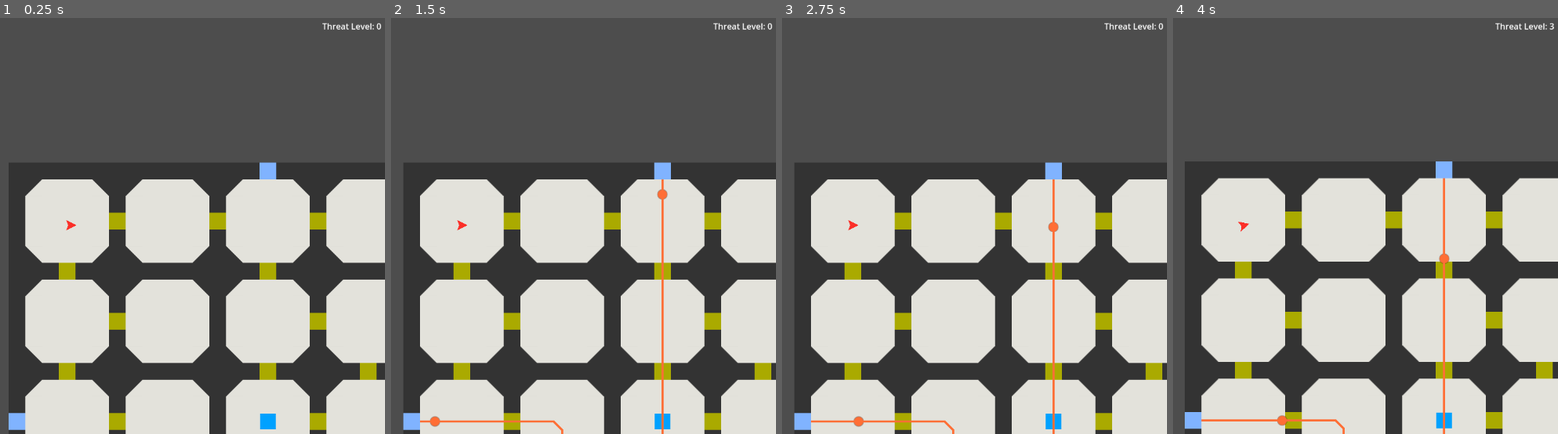
Above: before the commit, frames 1-4 (left to right).
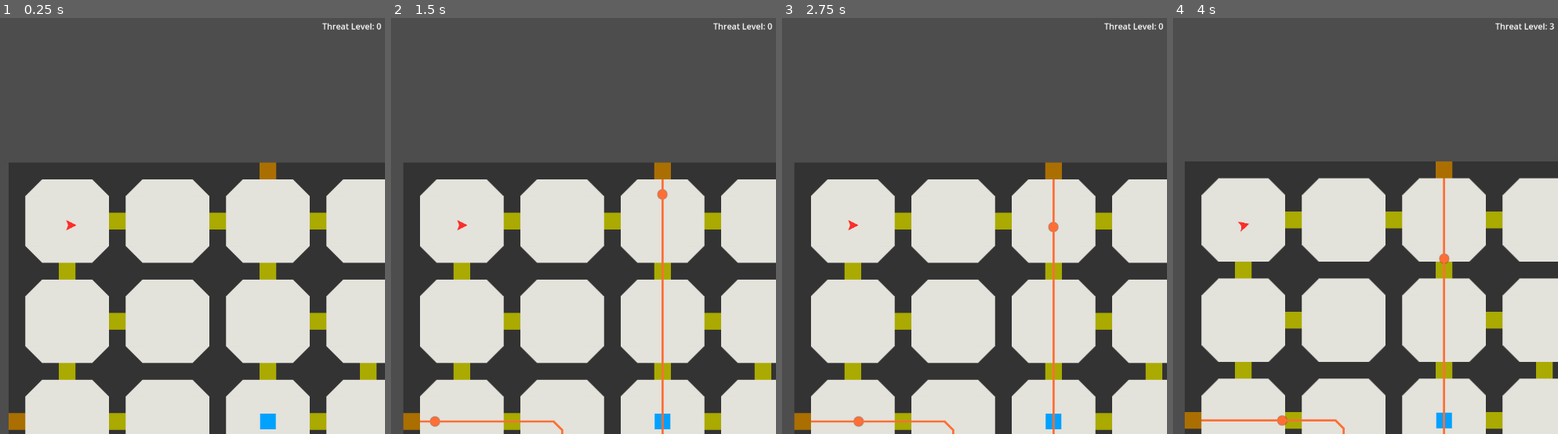
Above: after the commit, the same moments.

Repository: hyearchom/intruder-alert
Game: Godot game, scene res://hra.tscn
Same seed, same stepped clock (60 frames per second), same inputs: the game is played once before the commit and once after it.
Inputs:
- Up to frame 1 (0.25 s): no input
- Up to frame 2 (1.5 s): tap Enter (noc) at 0.5 s; tap W (dopredu) at 0.6 s; tap S (dozadu) at 0.8, 1.35 s
- Up to frame 3 (2.75 s): tap Enter (noc) at 1.55, 2.1 s; tap E (polozit) at 2.3 s
- Up to frame 4 (4 s): tap E (polozit) at 2.85 s; tap W (dopredu) at 3.05 s; tap A (doleva) at 3.6 s; tap S (dozadu) at 3.8 s

The runs differ from the first frame. In frame 1, 0.4% of the frame differs, in the area x 2-72%, y 34-100%; in frame 2, 0.4%; in frame 3, 0.4%; in frame 4, 0.4%.

Commit message:
Vylepšen pohyb soupeřů, optimalizace kódu
- přidány východy z mapy
- soupeři mají nyní seznam cílů, místo jednoho bodu

- rozdeleni souboru do adresare
- doplneno staticke psani kodu
- opravena chyba v pohybu soupere

Diff:
--- a/Hrac.gd
+++ b/Hrac.gd
@@ -2,7 +2,6 @@
 
 signal predmet_zvednut
 signal predmet_polozen
-signal noc_zacala
 
 const RYCHLOST_CHUZE: float = 100.0
 const VELIKOST_OTACENI: float = 4
@@ -22,7 +21,7 @@
 		rotation_degrees += smer_otaceni *VELIKOST_OTACENI
 	var pohled := Vector2.RIGHT.rotated(rotation)
 
-	var smer_pohybu = pohled *Input.get_axis("dozadu", "dopredu")
+	var smer_pohybu: Vector2 = pohled *Input.get_axis("dozadu", "dopredu")
 	if smer_pohybu:
 		velocity = smer_pohybu *RYCHLOST_CHUZE
 	else:
@@ -35,14 +34,14 @@
 	elif event.is_action_released("polozit"):
 		predmet_polozen.emit(odebrat_predmet(), Celo.global_position)
 	if event.is_action_released("noc"):
-		noc_zacala.emit()
+		Signaly.noc_zacala.emit()
 
 func odebrat_predmet() -> String:
 	if not inventar:
 		push_warning('Inventář je prázdný')
 		return ''
 
-	var predmet = inventar[0]
+	var predmet: Dictionary = inventar[0]
 	predmet['mnozstvi'] -= 1
 	if predmet['mnozstvi'] == 0:
 		inventar.erase(predmet)
--- a/Mapa.gd
+++ b/Mapa.gd
@@ -26,7 +26,7 @@
 func ziskat_dvere_ven() -> Array:
 	var limity_mapy: Array[int]
 	var plocha_mapy := Prostory.get_used_rect()
-	for souradnice in [
+	for souradnice:int in [
 		plocha_mapy.end.x -1,
 		plocha_mapy.end.y -1,
 		plocha_mapy.position.x,
@@ -35,9 +35,9 @@
 			if souradnice not in limity_mapy:
 				limity_mapy.append(souradnice)
 
-	var dvere = ziskat_dvere()
-	var vychody = dvere.filter(
-		func(pozice:Vector2i): return (pozice.x in limity_mapy or pozice.y in limity_mapy))
+	var dvere: Array = ziskat_dvere()
+	var vychody: Array = dvere.filter(
+		func(pozice:Vector2i)->bool: return (pozice.x in limity_mapy or pozice.y in limity_mapy))
 	return vychody
 
 
--- a/Postavy.gd
+++ b/Postavy.gd
@@ -1,11 +1,12 @@
 extends Node2D
 
-const SOUPER = preload("res://souper.tscn")
-const CESTA = preload("res://cesta.tscn")
+const SOUPER = preload("res://sceny/souper.tscn")
+const CESTA = preload("res://sceny/cesta.tscn")
 
-var predmety = {
-	'sejf': preload("res://sejf.tscn"),
-	'dvere': preload("res://dvere.tscn"),
+var predmety: Dictionary = {
+	'sejf': preload("res://sceny/sejf.tscn"),
+	'dvere': preload("res://sceny/dvere.tscn"),
+	'vychod': preload("res://sceny/vychod.tscn")
 }
 
 @export var Mapa: Node2D
@@ -15,15 +16,16 @@
 
 func _ready() -> void:
 	Hrac.predmet_polozen.connect(nasadit_predmet)
-	nasadit_dvere(Mapa.ziskat_seznam_globalne(Mapa.ziskat_dvere()))
+	nasadit_predmety('dvere', Mapa.ziskat_seznam_globalne(Mapa.ziskat_dvere()))
+	nasadit_predmety('vychod', Mapa.ziskat_seznam_globalne(Mapa.ziskat_vychody()))
 	nasadit_predmet('sejf', Mapa.ziskat_globalne(Mapa.ziskat_stred()))
-	await Hrac.noc_zacala
+	await Signaly.noc_zacala
 	nasadit_soupere(3, Mapa.ziskat_seznam_globalne(Mapa.ziskat_vychody()))
 
 
 func nasadit_soupere(pocet:int, souradnice:Array) -> void:
 	while souradnice.size() > pocet:
-		souradnice.pop_at(randi_range(0, souradnice.size()))
+		souradnice.pop_at(randi_range(0, souradnice.size() -1))
 	for pozice:Vector2i in souradnice:
 		pridat_prvek(SOUPER, pozice)
 		pridat_prvek(CESTA)
@@ -36,13 +38,13 @@
 
 
 func nasadit_predmet(nazev:StringName, pozice:Vector2i) -> void:
-	var predmet = predmety.get(nazev)
+	var predmet: PackedScene = predmety.get(nazev)
 	if predmet:
 		pridat_prvek(predmet, pozice)
 	else:
 		push_warning('Předmět není rozpoznám')
 
 
-func nasadit_dvere(souradnice:Array) -> void:
+func nasadit_predmety(nazev:StringName, souradnice:Array) -> void:
 	for pozice:Vector2i in souradnice:
-		nasadit_predmet('dvere', pozice)
+		nasadit_predmet(nazev, pozice)
--- /dev/null
+++ b/Signaly.gd
@@ -0,0 +1,4 @@
+extends Node
+
+signal noc_zacala
+signal prohra
--- /dev/null
+++ b/display/Hrozba.gd
@@ -0,0 +1,13 @@
+extends VBoxContainer
+
+var uroven: int
+
+@onready var Pocet: Label = $Pocet
+
+func _ready() -> void:
+	zvysit_uroven(0)
+
+
+func zvysit_uroven(mira:=int(1)) -> void:
+	uroven += mira
+	Pocet.text = 'Threat Level: {0}'.format([str(uroven)])
--- a/hra.tscn
+++ b/hra.tscn
@@ -1,10 +1,10 @@
 [gd_scene load_steps=16 format=3 uid="uid://7u568nebn6mm"]
 
 [ext_resource type="Script" path="res://Mapa.gd" id="1_vvfrj"]
-[ext_resource type="Texture2D" uid="uid://h7pp2mrxpd0l" path="res://vzornik.svg" id="2_30wqy"]
+[ext_resource type="Texture2D" uid="uid://h7pp2mrxpd0l" path="res://media/vzornik.svg" id="2_30wqy"]
 [ext_resource type="Script" path="res://Postavy.gd" id="3_3iflw"]
 [ext_resource type="Script" path="res://Hrac.gd" id="3_l0pdp"]
-[ext_resource type="Script" path="res://Hrozba.gd" id="5_51h2p"]
+[ext_resource type="Script" path="res://display/Hrozba.gd" id="5_51h2p"]
 
 [sub_resource type="TileMapPattern" id="TileMapPattern_eailf"]
 tile_data = PackedInt32Array(0, 262145, 0, 65536, 262145, 0, 131072, 262145, 0, 196608, 131073, 0, 262144, 262145, 0, 3 …(771 unchanged characters)…
@@ -62,7 +62,7 @@
 0:0/1/flip_h = true
 0:0/1/terrain_set = 0
 0:0/1/terrain = 0
-0:0/1/physics_layer_0/polygon_0/points = PackedVector2Array(-16, -16, 16, -16, 16, 16, -16, 16)
+0:0/1/physics_layer_0/polygon_0/points = PackedVector2Array(-16, -16, 16, -16, 16, 16)
 0:0/1/navigation_layer_0/polygon = SubResource("NavigationPolygon_upgr1")
 0:0/2 = 2
 0:0/2/flip_v = true
@@ -165,5 +165,5 @@
 
 [node name="Pocet" type="Label" parent="Display/Okraje/Hrozba"]
 layout_mode = 2
-text = "Test"
+text = "Hrozba"
 horizontal_alignment = 2
--- /dev/null
+++ b/media/ctverec.svg
@@ -0,0 +1,50 @@
+<?xml version="1.0" encoding="UTF-8" standalone="no"?>
+<!-- Created with Inkscape (http://www.inkscape.org/) -->
+
+<svg
+   width="6.6145835mm"
+   height="6.6145835mm"
+   viewBox="0 0 6.6145835 6.6145835"
+   version="1.1"
+   id="svg1"
+   inkscape:version="1.4 (e7c3feb100, 2024-10-09)"
+   sodipodi:docname="ctverec.svg"
+   xmlns:inkscape="http://www.inkscape.org/namespaces/inkscape"
+   xmlns:sodipodi="http://sodipodi.sourceforge.net/DTD/sodipodi-0.dtd"
+   xmlns="http://www.w3.org/2000/svg"
+   xmlns:svg="http://www.w3.org/2000/svg">
+  <sodipodi:namedview
+     id="namedview1"
+     pagecolor="#ffffff"
+     bordercolor="#000000"
+     borderopacity="0.25"
+     inkscape:showpageshadow="2"
+     inkscape:pageopacity="0.0"
+     inkscape:pagecheckerboard="0"
+     inkscape:deskcolor="#d1d1d1"
+     inkscape:document-units="mm"
+     inkscape:zoom="4.2835116"
+     inkscape:cx="18.092632"
+     inkscape:cy="1.4007199"
+     inkscape:window-width="1920"
+     inkscape:window-height="1052"
+     inkscape:window-x="0"
+     inkscape:window-y="0"
+     inkscape:window-maximized="1"
+     inkscape:current-layer="layer1" />
+  <defs
+     id="defs1" />
+  <g
+     inkscape:label="Vrstva 1"
+     inkscape:groupmode="layer"
+     id="layer1"
+     transform="translate(-27.254118,-52.062355)">
+    <rect
+       style="fill:#ffffff;stroke-width:0.05"
+       id="rect1"
+       width="6.6145835"
+       height="6.6145835"
+       x="27.254118"
+       y="52.062355" />
+  </g>
+</svg>
--- /dev/null
+++ b/media/ctverec_zluty.svg
@@ -0,0 +1,50 @@
+<?xml version="1.0" encoding="UTF-8" standalone="no"?>
+<!-- Created with Inkscape (http://www.inkscape.org/) -->
+
+<svg
+   width="6.6145835mm"
+   height="6.6145835mm"
+   viewBox="0 0 6.6145835 6.6145835"
+   version="1.1"
+   id="svg1"
+   inkscape:version="1.4 (e7c3feb100, 2024-10-09)"
+   sodipodi:docname="ctverec_zluty.svg"
+   xmlns:inkscape="http://www.inkscape.org/namespaces/inkscape"
+   xmlns:sodipodi="http://sodipodi.sourceforge.net/DTD/sodipodi-0.dtd"
+   xmlns="http://www.w3.org/2000/svg"
+   xmlns:svg="http://www.w3.org/2000/svg">
+  <sodipodi:namedview
+     id="namedview1"
+     pagecolor="#ffffff"
+     bordercolor="#000000"
+     borderopacity="0.25"
+     inkscape:showpageshadow="2"
+     inkscape:pageopacity="0.0"
+     inkscape:pagecheckerboard="0"
+     inkscape:deskcolor="#d1d1d1"
+     inkscape:document-units="mm"
+     inkscape:zoom="4.2835116"
+     inkscape:cx="18.092632"
+     inkscape:cy="1.4007199"
+     inkscape:window-width="1920"
+     inkscape:window-height="1052"
+     inkscape:window-x="0"
+     inkscape:window-y="0"
+     inkscape:window-maximized="1"
+     inkscape:current-layer="layer1" />
+  <defs
+     id="defs1" />
+  <g
+     inkscape:label="Vrstva 1"
+     inkscape:groupmode="layer"
+     id="layer1"
+     transform="translate(-27.254118,-52.062355)">
+    <rect
+       style="fill:#ffdd55;stroke-width:0.05"
+       id="rect1"
+       width="6.6145835"
+       height="6.6145835"
+       x="27.254118"
+       y="52.062355" />
+  </g>
+</svg>
--- /dev/null
+++ b/media/trojuhelnik.svg
@@ -0,0 +1,48 @@
+<?xml version="1.0" encoding="UTF-8" standalone="no"?>
+<!-- Created with Inkscape (http://www.inkscape.org/) -->
+
+<svg
+   width="6.6145835mm"
+   height="6.6145835mm"
+   viewBox="0 0 6.6145835 6.6145835"
+   version="1.1"
+   id="svg1"
+   inkscape:version="1.4 (e7c3feb100, 2024-10-09)"
+   sodipodi:docname="trojuhelnik.svg"
+   xmlns:inkscape="http://www.inkscape.org/namespaces/inkscape"
+   xmlns:sodipodi="http://sodipodi.sourceforge.net/DTD/sodipodi-0.dtd"
+   xmlns="http://www.w3.org/2000/svg"
+   xmlns:svg="http://www.w3.org/2000/svg">
+  <sodipodi:namedview
+     id="namedview1"
+     pagecolor="#ffffff"
+     bordercolor="#000000"
+     borderopacity="0.25"
+     inkscape:showpageshadow="2"
+     inkscape:pageopacity="0.0"
+     inkscape:pagecheckerboard="0"
+     inkscape:deskcolor="#d1d1d1"
+     inkscape:document-units="mm"
+     inkscape:zoom="4.2835116"
+     inkscape:cx="18.092632"
+     inkscape:cy="-35.951811"
+     inkscape:window-width="1920"
+     inkscape:window-height="1052"
+     inkscape:window-x="0"
+     inkscape:window-y="0"
+     inkscape:window-maximized="1"
+     inkscape:current-layer="layer1" />
+  <defs
+     id="defs1" />
+  <g
+     inkscape:label="Vrstva 1"
+     inkscape:groupmode="layer"
+     id="layer1"
+     transform="translate(-27.254118,-52.062355)">
+    <path
+       id="rect1"
+       style="fill:#ffffff;stroke-width:0.05"
+       d="m 27.254118,52.062355 h 6.614583 l -6.614583,6.614584 z"
+       sodipodi:nodetypes="cccc" />
+  </g>
+</svg>
--- /dev/null
+++ b/media/vzornik.svg
@@ -0,0 +1,81 @@
+<?xml version="1.0" encoding="UTF-8" standalone="no"?>
+<!-- Created with Inkscape (http://www.inkscape.org/) -->
+
+<svg
+   width="42.333332mm"
+   height="8.4666815mm"
+   viewBox="0 0 42.333334 8.4666815"
+   version="1.1"
+   id="svg1"
+   inkscape:version="1.4 (e7c3feb100, 2024-10-09)"
+   sodipodi:docname="vzornik.svg"
+   xmlns:inkscape="http://www.inkscape.org/namespaces/inkscape"
+   xmlns:sodipodi="http://sodipodi.sourceforge.net/DTD/sodipodi-0.dtd"
+   xmlns="http://www.w3.org/2000/svg"
+   xmlns:svg="http://www.w3.org/2000/svg">
+  <sodipodi:namedview
+     id="namedview1"
+     pagecolor="#ffffff"
+     bordercolor="#000000"
+     borderopacity="0.25"
+     inkscape:showpageshadow="2"
+     inkscape:pageopacity="0.0"
+     inkscape:pagecheckerboard="0"
+     inkscape:deskcolor="#d1d1d1"
+     inkscape:document-units="mm"
+     inkscape:zoom="2.1417557"
+     inkscape:cx="38.986706"
+     inkscape:cy="86.377732"
+     inkscape:window-width="1920"
+     inkscape:window-height="1052"
+     inkscape:window-x="0"
+     inkscape:window-y="0"
+     inkscape:window-maximized="1"
+     inkscape:current-layer="layer1" />
+  <defs
+     id="defs1" />
+  <g
+     inkscape:label="Vrstva 1"
+     inkscape:groupmode="layer"
+     id="layer1"
+     transform="translate(-37.837452,-115.56235)">
+    <path
+       id="rect1-9"
+       style="fill:#e3e2db;stroke-width:0.064"
+       d="m 46.304119,115.56235 v 8.46667 h -8.466667 z"
+       sodipodi:nodetypes="cccc" />
+    <rect
+       style="fill:#e3e2db;stroke-width:0.064"
+       id="rect1-0-3"
+       width="8.4666662"
+       height="8.4666662"
+       x="46.304119"
+       y="115.56236" />
+    <rect
+       style="fill:#ffeeaa;stroke-width:0.064"
+       id="rect10-1-7-8"
+       width="8.4666662"
+       height="8.4666662"
+       x="54.770786"
+       y="115.56235" />
+    <rect
+       style="fill:#333333;stroke-width:0.064"
+       id="rect10-1-7-8-5"
+       width="8.4666662"
+       height="8.4666662"
+       x="71.704117"
+       y="115.56235" />
+    <rect
+       style="fill:#80b3ff;stroke-width:0.064"
+       id="rect3-2"
+       width="8.4666662"
+       height="8.4666662"
+       x="63.237453"
+       y="115.56235" />
+    <path
+       id="path1"
+       style="fill:#333333;stroke-width:0.064"
+       d="m 37.837452,124.02902 v -8.46667 h 8.466667 z"
+       sodipodi:nodetypes="cccc" />
+  </g>
+</svg>
--- a/project.godot
+++ b/project.godot
@@ -15,16 +15,26 @@
 config/features=PackedStringArray("4.3", "GL Compatibility")
 config/icon="res://icon.svg"
 
+[autoload]
+
+Signaly="*res://Signaly.gd"
+
+[debug]
+
+gdscript/warnings/unused_signal=0
+gdscript/warnings/untyped_declaration=1
+
 [display]
 
 window/size/viewport_width=1200
 window/size/viewport_height=800
 
-[global_group]
+[file_customization]
 
-hrac=""
-dvere=""
-hrozba=""
+folder_colors={
+"res://display/": "teal",
+"res://media/": "purple"
+}
 
 [input]
 
--- /dev/null
+++ b/sceny/cesta.tscn
@@ -0,0 +1,5 @@
+[gd_scene format=3 uid="uid://bc7mo4bhs2l4w"]
+
+[node name="Cesta" type="Line2D" groups=["cesty"]]
+width = 4.0
+default_color = Color(1, 0.435294, 0.211765, 1)
--- /dev/null
+++ b/sceny/dvere.gd
@@ -0,0 +1,6 @@
+extends Area2D
+
+@onready var Hrozba := get_tree().get_first_node_in_group("hrozba")
+
+func _pruchod_soupere(_body: Node2D) -> void:
+	Hrozba.zvysit_uroven()
--- /dev/null
+++ b/sceny/dvere.tscn
@@ -0,0 +1,20 @@
+[gd_scene load_steps=3 format=3 uid="uid://etab0cdyyyss"]
+
+[ext_resource type="Script" path="res://sceny/dvere.gd" id="1_exd8j"]
+
+[sub_resource type="RectangleShape2D" id="RectangleShape2D_lmnnj"]
+size = Vector2(32, 32)
+
+[node name="Dvere" type="Area2D" groups=["dvere"]]
+collision_layer = 0
+collision_mask = 32
+script = ExtResource("1_exd8j")
+
+[node name="CollisionShape2D" type="CollisionShape2D" parent="."]
+shape = SubResource("RectangleShape2D_lmnnj")
+
+[node name="Polygon2D" type="Polygon2D" parent="."]
+color = Color(0.67, 0.67, 0, 1)
+polygon = PackedVector2Array(-16, -16, 16, -16, 16, 16, -16, 16)
+
+[connection signal="body_entered" from="." to="." method="_pruchod_soupere"]
--- /dev/null
+++ b/sceny/predmet.gd
@@ -0,0 +1,29 @@
+extends RigidBody2D
+
+@export var nazev: StringName
+
+@onready var Hrac := get_tree().get_first_node_in_group('hrac')
+@onready var Citlivost: Area2D = $Citlivost
+
+
+func _ready() -> void:
+
+	add_to_group(nazev)
+	#add_to_group('predmety')
+
+
+func _prichod_hrace(_body: Node2D) -> void:
+	Hrac.predmet_zvednut.connect(_zvednuti)
+
+
+func _odchod_hrace(_body: Node2D) -> void:
+	Hrac.predmet_zvednut.disconnect(_zvednuti)
+
+
+func _zvednuti() -> void:
+	Hrac.pridat_predmet(nazev)
+	queue_free()
+
+#
+#func _enter_tree() -> void:
+	#get_tree().call_group('souperi', 'novy_cil', self)
--- /dev/null
+++ b/sceny/sejf.tscn
@@ -0,0 +1,31 @@
+[gd_scene load_steps=4 format=3 uid="uid://dibltixll7eq1"]
+
+[ext_resource type="Script" path="res://sceny/predmet.gd" id="1_cjoo1"]
+
+[sub_resource type="RectangleShape2D" id="RectangleShape2D_fcusf"]
+
+[sub_resource type="RectangleShape2D" id="RectangleShape2D_puspb"]
+size = Vector2(60, 60)
+
+[node name="Sejf" type="RigidBody2D" groups=["sejf"]]
+position = Vector2(500, 500)
+gravity_scale = 0.0
+script = ExtResource("1_cjoo1")
+nazev = &"sejf"
+
+[node name="Tvar" type="Polygon2D" parent="."]
+color = Color(0, 0.633333, 1, 1)
+polygon = PackedVector2Array(-15, -15, -15, 15, 15, 15, 15, -15)
+
+[node name="Obrys" type="CollisionShape2D" parent="."]
+shape = SubResource("RectangleShape2D_fcusf")
+
+[node name="Citlivost" type="Area2D" parent="."]
+collision_layer = 0
+collision_mask = 16
+
+[node name="Dosah" type="CollisionShape2D" parent="Citlivost"]
+shape = SubResource("RectangleShape2D_puspb")
+
+[connection signal="body_entered" from="Citlivost" to="." method="_prichod_hrace"]
+[connection signal="body_exited" from="Citlivost" to="." method="_odchod_hrace"]
--- /dev/null
+++ b/sceny/souper.gd
@@ -0,0 +1,90 @@
+extends CharacterBody2D
+
+const RYCHLOST_CHUZE: float = 50.0
+#const VELIKOST_OTACENI: float = 4
+
+var seznam_cilu: Array
+var bod_trasy: Vector2i
+var postup_na_trase: int
+var trasa: Array
+
+@onready var navigacni_pole := get_world_2d().get_navigation_map()
+@onready var oznaceni :=  ziskat_oznaceni()
+@onready var Hrac:= get_tree().get_first_node_in_group("hrac")
+
+
+func ziskat_cestu(cil:Vector2i) -> PackedVector2Array:
+	var cesta := NavigationServer2D.map_get_path(
+		navigacni_pole,
+		global_position,
+		cil,
+		false
+		)
+	return cesta
+
+
+func ziskat_oznaceni() -> int:
+	var poradi := int(0)
+	for souper in get_tree().get_nodes_in_group('souperi'):
+		if souper == self:
+			return poradi
+		poradi += 1
+	push_warning('Nemůžu najít soupeře ve stejnojmenné skupině')
+	return -1
+
+
+func novy_cil(cil:Vector2i, zmenit_pohyb:=true) -> void:
+	seznam_cilu.append(cil)
+	#print(seznam_cilu)
+	if zmenit_pohyb:
+		vypocitat_trasu(cil)
+		dalsi_bod_cesty()
+
+
+func vypocitat_trasu(cil:Vector2i) -> void:
+	trasa = ziskat_cestu(cil)
+	vykreslit_cestu()
+
+#func vybrat_cil() -> Vector2i:
+	#for cil: Node2D in seznam_cilu:
+		#if cil:
+			#return cil.global_position
+	#return Hrac.global_position
+
+func vykreslit_cestu() -> void:
+	var cesty := get_tree().get_nodes_in_group('cesty')
+	cesty[oznaceni].points = trasa
+
+
+func dalsi_bod_cesty() -> void:
+	postup_na_trase += 1
+	#print(postup_na_trase)
+	if postup_na_trase > trasa.size() -1:
+		postup_na_trase = 0
+		seznam_cilu.pop_front()
+		if seznam_cilu:
+			vypocitat_trasu(seznam_cilu[0])
+		else:
+			set_physics_process(false)
+		#dalsi_bod_cesty()
+	bod_trasy = trasa[postup_na_trase]
+
+
+func priblizeni_k_cily(cil:Vector2i) -> bool:
+	var tolerance_priblizeni := 7
+	#print(global_position.distance_to(cil))
+	return global_position.distance_to(cil) < tolerance_priblizeni
+
+
+func _ready() -> void:
+	set_physics_process(false)
+	await get_tree().process_frame
+	novy_cil(get_tree().get_first_node_in_group('sejf').global_position)
+	set_physics_process(true)
+
+
+func _physics_process(_delta: float) -> void:
+	if priblizeni_k_cily(bod_trasy):
+		dalsi_bod_cesty()
+	velocity = global_position.direction_to(bod_trasy) *RYCHLOST_CHUZE
+	move_and_slide()
--- /dev/null
+++ b/sceny/souper.tscn
@@ -0,0 +1,29 @@
+[gd_scene load_steps=5 format=3 uid="uid://dcaxexurx5f2g"]
+
+[ext_resource type="Script" path="res://sceny/souper.gd" id="1_d6mxi"]
+
+[sub_resource type="Gradient" id="Gradient_hil7n"]
+offsets = PackedFloat32Array(0.5, 0.6)
+colors = PackedColorArray(1, 0.433833, 0.21, 1, 0, 0, 0, 0)
+
+[sub_resource type="GradientTexture2D" id="GradientTexture2D_dtqji"]
+gradient = SubResource("Gradient_hil7n")
+width = 25
+height = 25
+fill = 1
+fill_from = Vector2(0.5, 0.5)
+
+[sub_resource type="CircleShape2D" id="CircleShape2D_gxw5k"]
+radius = 9.46
+
+[node name="Souper" type="CharacterBody2D" groups=["souperi"]]
+collision_layer = 32
+motion_mode = 1
+script = ExtResource("1_d6mxi")
+metadata/_edit_group_ = true
+
+[node name="Tvar" type="Sprite2D" parent="."]
+texture = SubResource("GradientTexture2D_dtqji")
+
+[node name="Obrysy" type="CollisionShape2D" parent="."]
+shape = SubResource("CircleShape2D_gxw5k")
--- /dev/null
+++ b/sceny/vychod.gd
@@ -0,0 +1,11 @@
+extends Area2D
+
+var prvni_vyuziti := true
+
+func _pruchod_soupere(body: Node2D) -> void:
+	if prvni_vyuziti:
+		body.novy_cil(global_position, false)
+		prvni_vyuziti = false
+	else:
+		Signaly.prohra.emit()
+		#print(false)
--- /dev/null
+++ b/sceny/vychod.tscn
@@ -0,0 +1,20 @@
+[gd_scene load_steps=3 format=3 uid="uid://dpkmphs7lmola"]
+
+[ext_resource type="Script" path="res://sceny/vychod.gd" id="1_d6was"]
+
+[sub_resource type="RectangleShape2D" id="RectangleShape2D_lmnnj"]
+size = Vector2(32, 32)
+
+[node name="Vychod" type="Area2D" groups=["vychody"]]
+collision_layer = 0
+collision_mask = 32
+script = ExtResource("1_d6was")
+
+[node name="CollisionShape2D" type="CollisionShape2D" parent="."]
+shape = SubResource("RectangleShape2D_lmnnj")
+
+[node name="Polygon2D" type="Polygon2D" parent="."]
+color = Color(0.67, 0.4355, 0, 1)
+polygon = PackedVector2Array(-16, -16, 16, -16, 16, 16, -16, 16)
+
+[connection signal="body_entered" from="." to="." method="_pruchod_soupere"]
Not shown, added: media/ctverec.svg.import
Not shown, added: media/ctverec_zluty.svg.import
Binary file added: media/dlazdice.png
Not shown, added: media/dlazdice.png.import
Not shown, added: media/trojuhelnik.svg.import
Not shown, added: media/vzornik.svg.import
